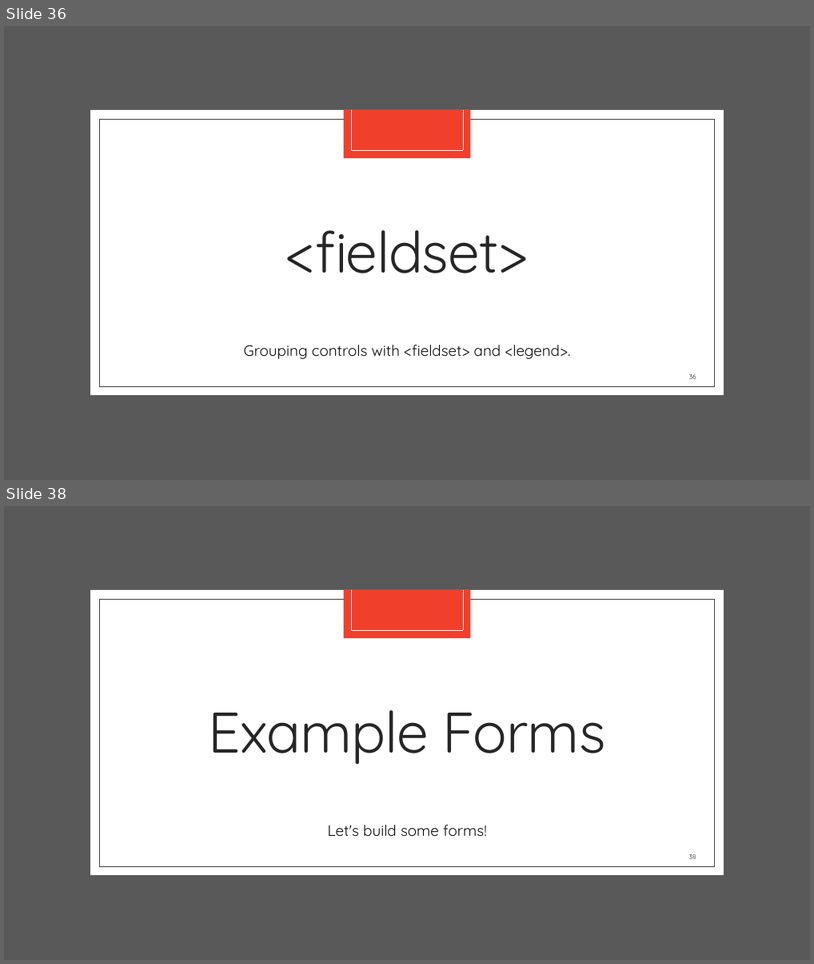
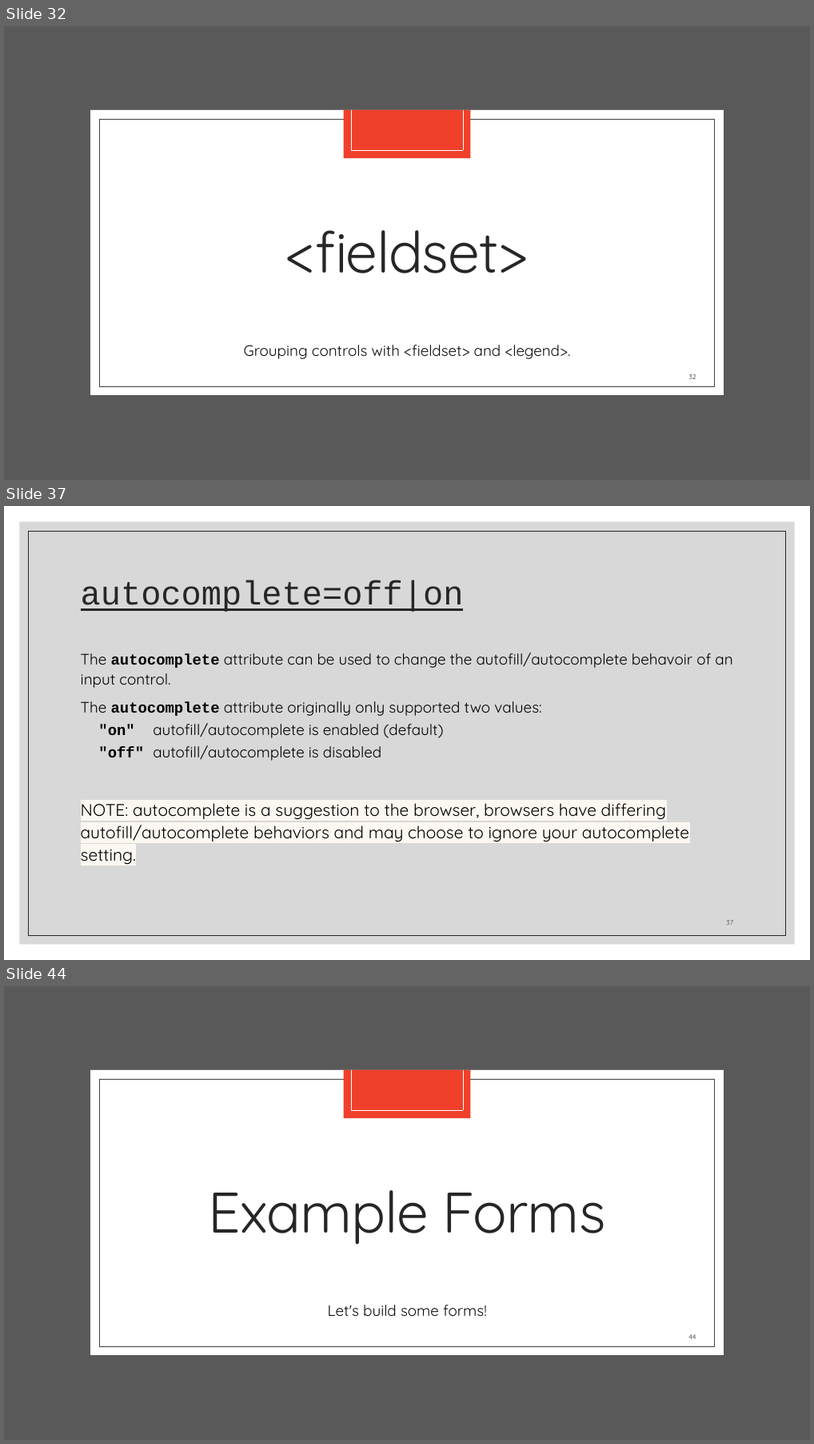
Before and after one commit to zackstotts/base-node-curriculum, a slide deck: unit_00/html_review/02 HTML Forms.pptx. Shown one above the other, each under a label of ours: slides 36 and 38 before the commit, slides 32, 37 and 44 after it; the slides between them are not shown. The pictures are 814x964 and 814x1444 pixels, drawn with LibreOffice and Linux fonts; fonts in the diff are those of the drawing. Boxes give left, top, right and bottom in pixels: in the first picture for what was removed or moved away, otherwise in the second. Text is boxed around its words. In the diff, an @@ line names an element or a change of style, - is before the commit and + after.

```diff
--- a/unit_00/html_review/02 HTML Forms.pptx
+++ b/unit_00/html_review/02 HTML Forms.pptx
@@ slide 37 added at (4,506,810,960), background #FFFFFF @@
@@ rectangle added at (20,522,795,944), fill #BFBFBF at 60% opacity @@
@@ rectangle added at (29,531,786,935), outline #262626 0.5 pt @@
@@ title added at (81,580,464,612), 40 pt, text #262626, underline @@
+autocomplete=off|on
@@ text added at (81,652,733,864), 18 pt, text #000000 @@
+The autocomplete attribute can be used to change the autofill/autocomplete behavoir of an input control.
+The autocomplete attribute originally only supported two values:
+  "on" autofill/autocomplete is enabled (default)
+  "off" autofill/autocomplete is disabled
+NOTE: autocomplete is a suggestion to the browser, browsers have differing autofill/autocomplete behaviors and may choose to ignore your autocomplete setting.
@@ page number added at (726,920,734,924), 8 pt, text #404040 @@
+37
@@ what was slide 36 is now slide 32 @@
@@ page number at (690,374,697,379): text changed @@
-36
+32
@@ what was slide 38 is now slide 44 @@
@@ page number at (689,1334,696,1339): text changed @@
-38
+44
```
Also in this commit, not shown: 4 slides changed, 8 other slides added, 8 slides removed, 3 other files.
